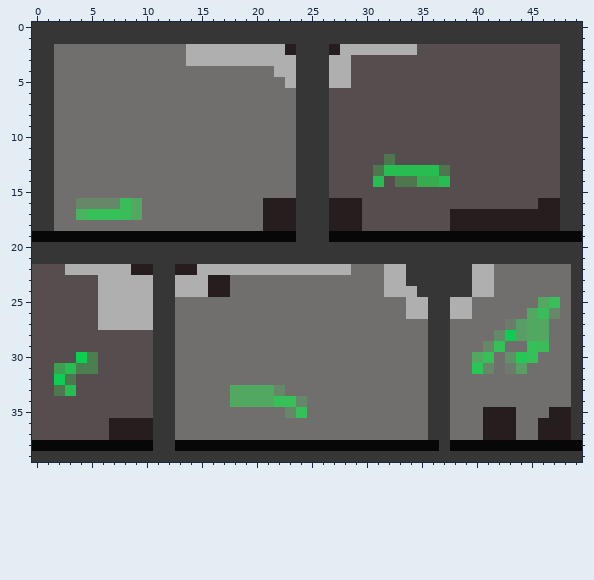
Two versions of one pixel-art sprite, images/bricks9.png. Above is the file before it was changed.
The file is 50x40 pixels. Colours within 5 levels of each other are drawn and written as one.
After the commit:
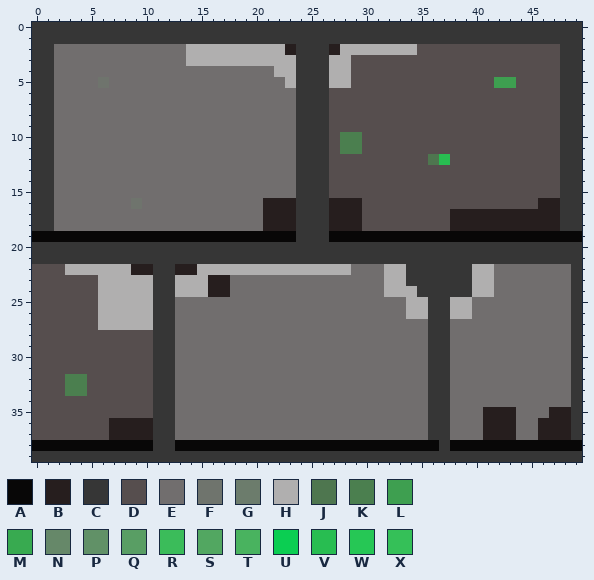
Palette (. is transparent): A #080707  B #261e1e  C #363636  D #564e4e  E #716e6e  F #6f746d  G #6c7c6c  H #b0afaf  J #4e764f  K #4b7f4f  L #3e9f50  M #38aa50  N #668869  P #619167  Q #599e64  R #3bbc5a  S #52a761  T #49b35f  U #0bce52  V #28bd51  W #26c755  X #35c058
Difference:
y 5: x 6 E -> F; x 42..43 DD -> LL
y 10..11: x 28..29 DD -> KK
y 12: x 32 J -> D; x 36..37 DD -> JV
y 13: x 31..37 JVVVVVJ -> DDDDDDD
y 14: x 31 V -> D; x 33..37 JJMMV -> DDDDD
y 16: x 4..9 NNNNRS -> EEEEEF
y 17: x 4..9 TXXXRS -> EEEEEE
y 25: x 46..47 SX -> EE
y 26: x 45..47 SRN -> EEE
y 27: x 43..46 GQSS -> EEEE
y 28: x 42..46 NUQSS -> EEEEE
y 29: x 41..42 NX -> EE; x 45..46 XR -> EE
y 30: x 4..5 UK -> DD; x 40..41 SX -> EE; x 43..45 PWX -> EEE
y 31: x 2..5 LVKK -> DDDD; x 40..41 WN -> EE; x 43..44 GQ -> EE
y 32: x 2..4 UJD -> DKK
y 33: x 2..4 JVD -> DKK; x 18..22 SSSSN -> EEEEE
y 34: x 18..24 SSSSXXN -> EEEEEEE
y 35: x 23..24 NX -> EE
Changed places in both pictures, as pixel boxes (x1, y1, x2, y2):
changed: (98, 77, 109, 88)
changed: (494, 77, 516, 88)
changed: (340, 132, 450, 187)
changed: (76, 198, 142, 220)
changed: (472, 297, 560, 374)
changed: (54, 352, 98, 396)
changed: (230, 385, 307, 418)
